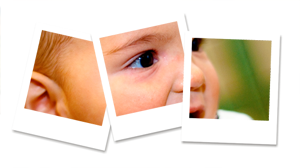
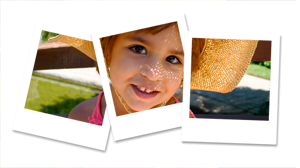
Layer changes from the first 300x168 image to the second:
added layer "Layer 4" above "Layer 3" over [0, 0, 296, 168]
